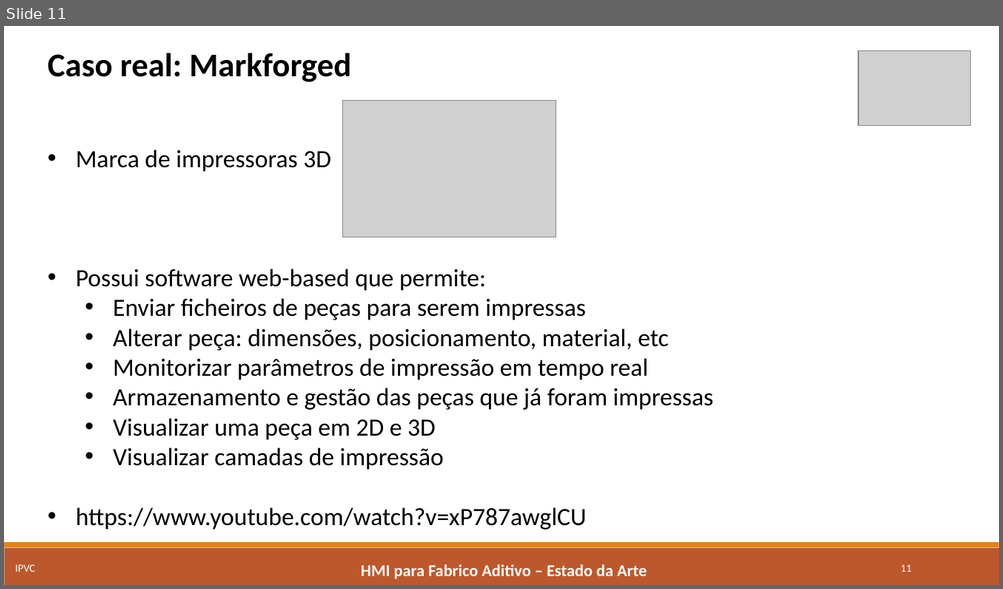
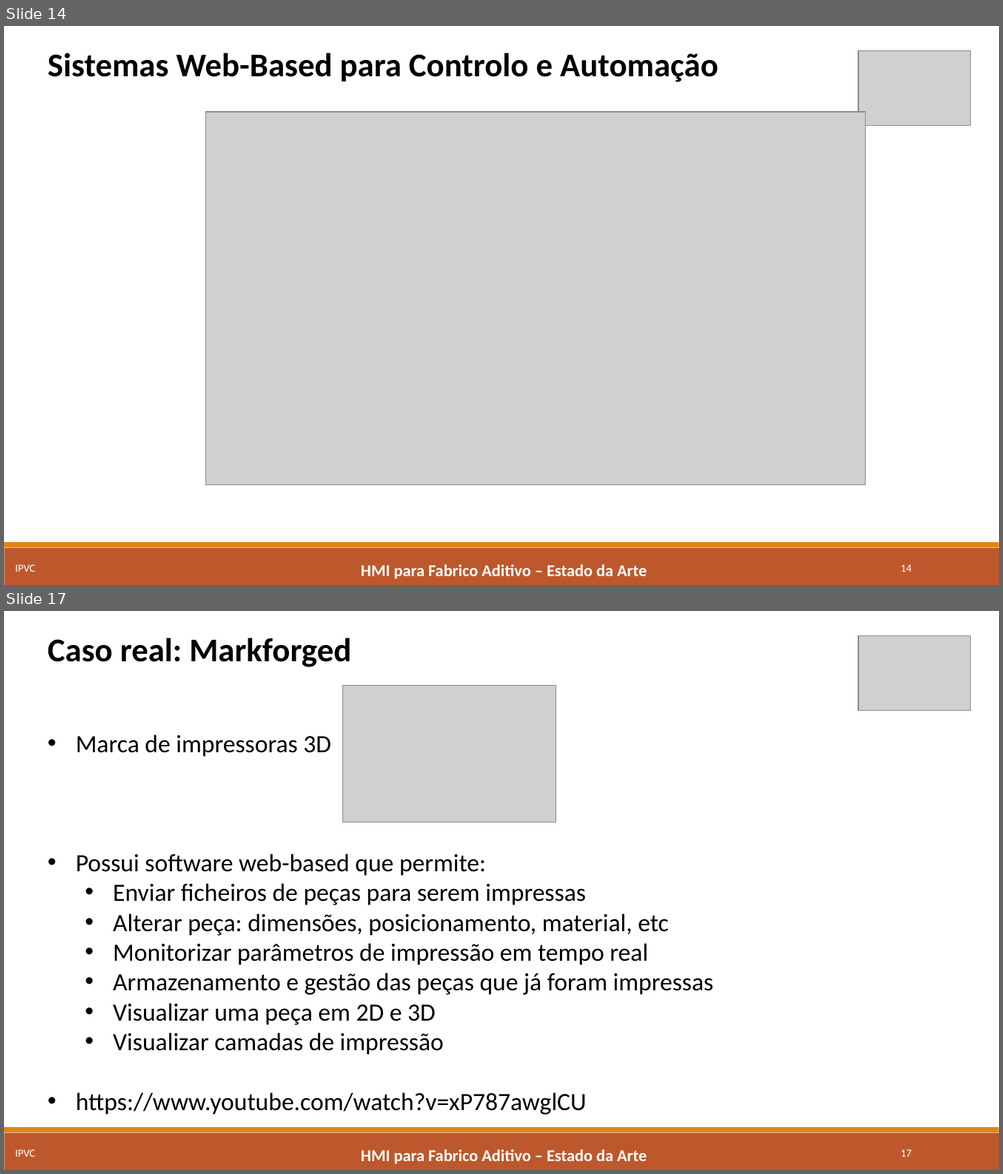
Before and after one commit to marcorlsrodrigues/projeto, a slide deck: Apresentacao Intermedia - Marco Rodrigues.pptx. Shown one above the other, each under a label of ours: slide 11 before the commit, slides 14 and 17 after it; the slides between them are not shown. The pictures are 1003x589 and 1003x1174 pixels, drawn with LibreOffice and Linux fonts; fonts in the diff are those of the drawing; grey boxes stand for pictures. Boxes give left, top, right and bottom in pixels: in the first picture for what was removed or moved away, otherwise in the second. Text is boxed around its words. In the diff, an @@ line names an element or a change of style, - is before the commit and + after.

```diff
--- a/Apresentacao Intermedia - Marco Rodrigues.pptx
+++ b/Apresentacao Intermedia - Marco Rodrigues.pptx
@@ slide 14 added at (4,26,999,585), background #FFFFFF; not listed: 2 template elements that a slide beside it also shows @@
@@ text added at (48,53,718,82), 32 pt, text #000000, bold @@
+Sistemas Web-Based para Controlo e Automação
@@ picture added at (858,50,970,125) @@
@@ picture added at (206,112,866,485) @@
@@ text added at (15,565,35,572), 10.5 pt, text #FFFFFF @@
+IPVC
@@ text added at (361,565,646,580), 16 pt, text #FFFFFF, bold @@
+HMI para Fabrico Aditivo – Estado da Arte
@@ page number added at (900,565,911,572), 10.5 pt, text #FFFFFF @@
+14
@@ what was slide 11 is now slide 17 @@
@@ page number at (900,1150,911,1157): text changed @@
-11
+17
```
Also in this commit, not shown: 5 slides changed, 5 other slides added, 10 other files.
